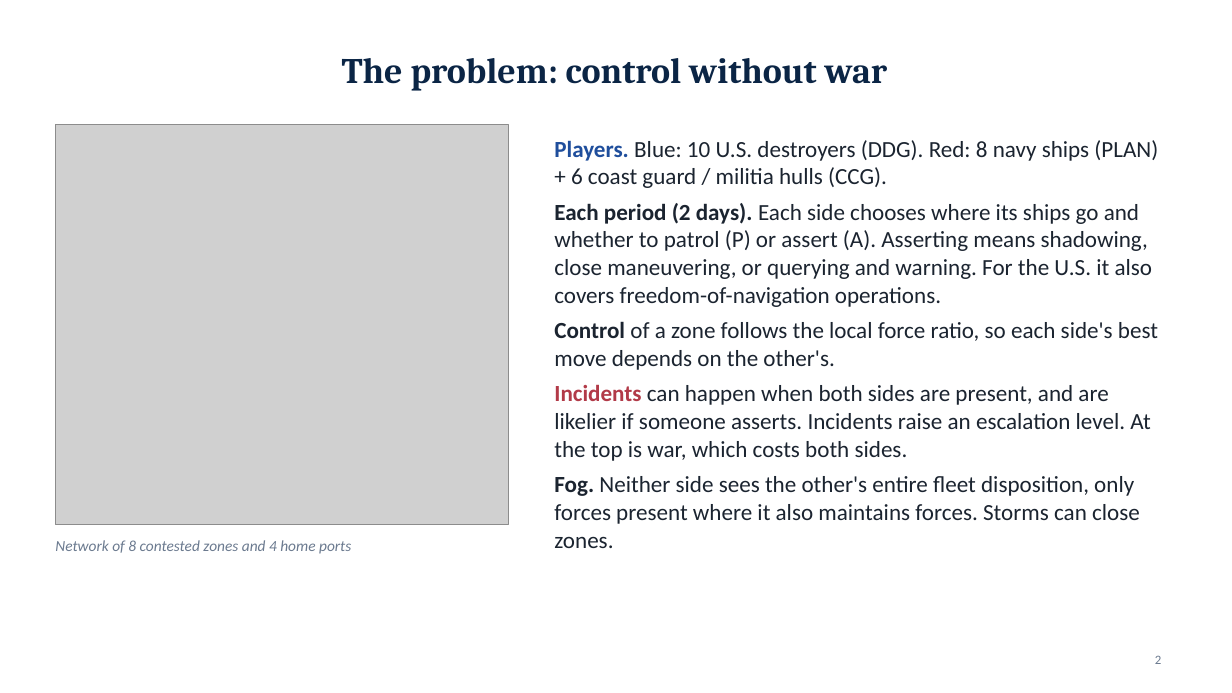
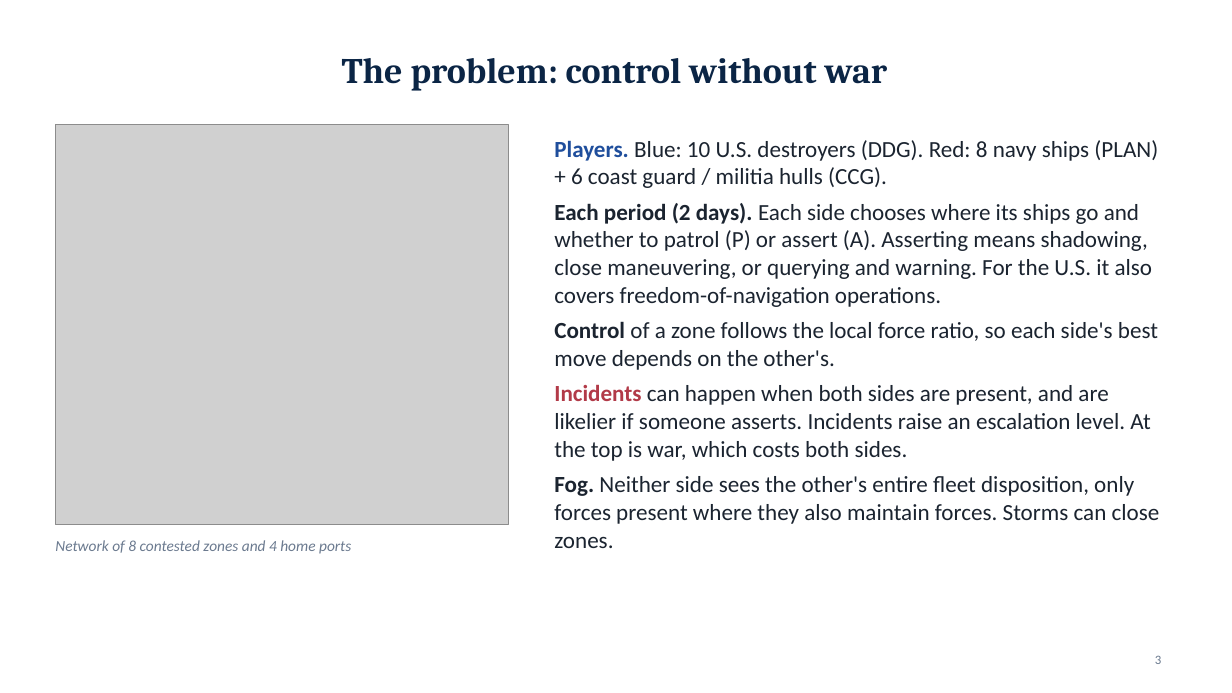
Before and after one commit to draggin-anchor/6.S974-Wargaming-Term-Project, a slide deck: slide 3 of deliverables/02-workshop1-slides.pptx (slide 2 before the commit). Drawn at 1232x693 pixels with LibreOffice and Linux fonts; fonts in the diff are those of the drawing; grey boxes stand for pictures. Boxes give left, top, right and bottom in pixels: in the first picture for what was removed or moved away, otherwise in the second. Text is boxed around its words. In the diff, an @@ line names an element or a change of style, - is before the commit and + after.

```diff
--- a/deliverables/02-workshop1-slides.pptx
+++ b/deliverables/02-workshop1-slides.pptx
@@ text at [554, 476, 1160, 548]: text changed @@
-• Fog. Neither side sees the other's entire fleet disposition, only forces present where it also maintains forces. Storms can close zones.
+• Fog. Neither side sees the other's entire fleet disposition, only forces present where they also maintain forces. Storms can close zones.
```
Also in this commit, not shown: 6 other slides changed, 1 slide added, 2 other files.
